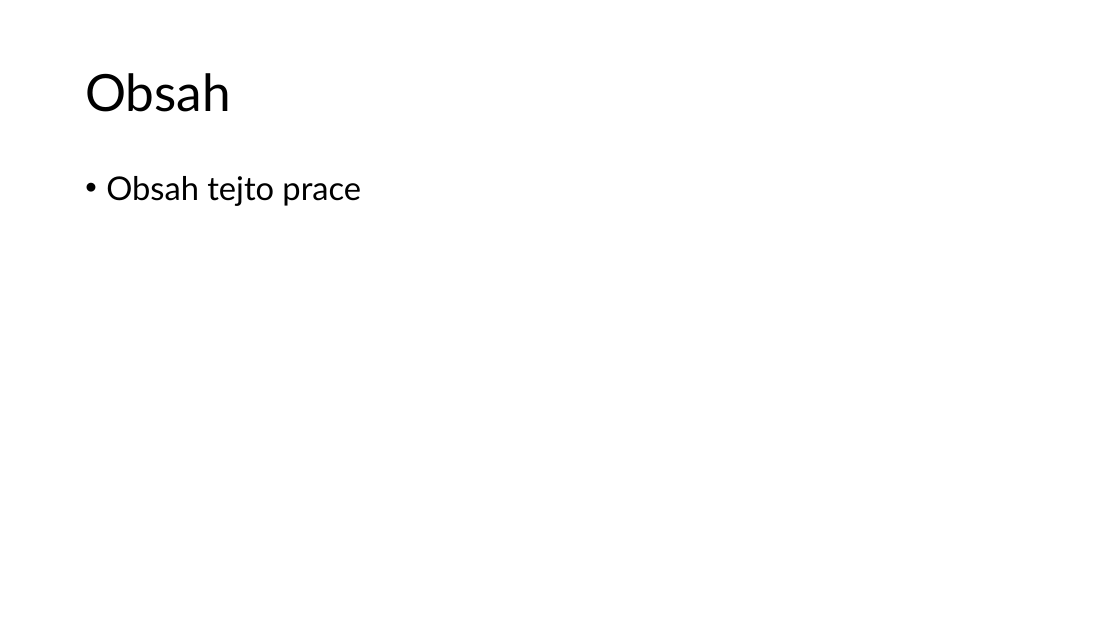
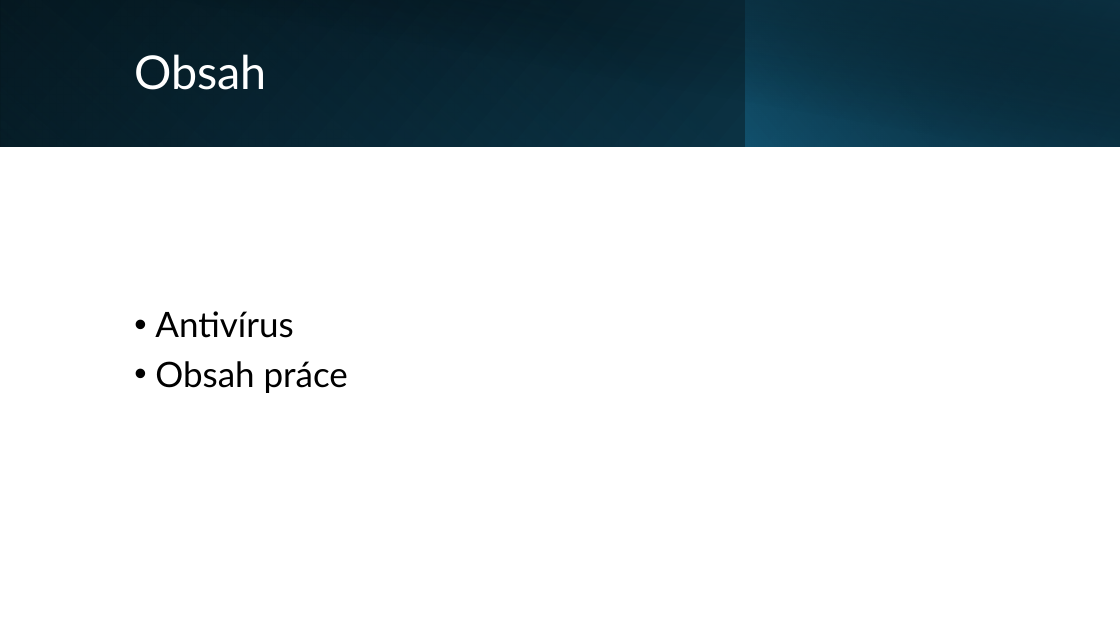
Before and after one commit to luqeey/LukasEliasRP, a slide deck: slide 3 of PREZENTACIA/ANTIVÍRUS.pptx. Drawn at 1120x630 pixels with LibreOffice and Linux fonts; fonts in the diff are those of the drawing. Boxes give left, top, right and bottom in pixels: in the first picture for what was removed or moved away, otherwise in the second. Text is boxed around its words. In the diff, an @@ line names an element or a change of style, - is before the commit and + after.

```diff
--- a/PREZENTACIA/ANTIVÍRUS.pptx
+++ b/PREZENTACIA/ANTIVÍRUS.pptx
@@ rectangle added at box(0, 0, 1120, 146), fill gradient #000000 to #104862 @@
@@ rectangle added at box(0, 0, 746, 146), fill gradient #156082 to #0B3041 @@
@@ rectangle added at box(42, 0, 1120, 147), fill gradient #000000 to #0B3041 @@
@@ title "Obsah": place and size @@
-title "Obsah" at box(85, 73, 231, 112)
+title "Obsah" at box(134, 54, 266, 90)
@@ title "Obsah" at box(134, 54, 266, 90): size 44 to 40 pt, text colour #000000 to #FFFFFF @@
@@ rectangle added at box(745, 0, 1120, 146), fill gradient #156082 to #000000 @@
@@ text "Antivírus" at box(155, 311, 348, 393): vertical alignment top to middle @@
@@ text at box(155, 311, 348, 393): text changed; size 28 to 30 pt @@
-• Obsah tejto prace
+• Antivírus
+• Obsah práce
```
Also in this commit, not shown: 1 other slide changed, 8 slides added, 8 slides removed.
